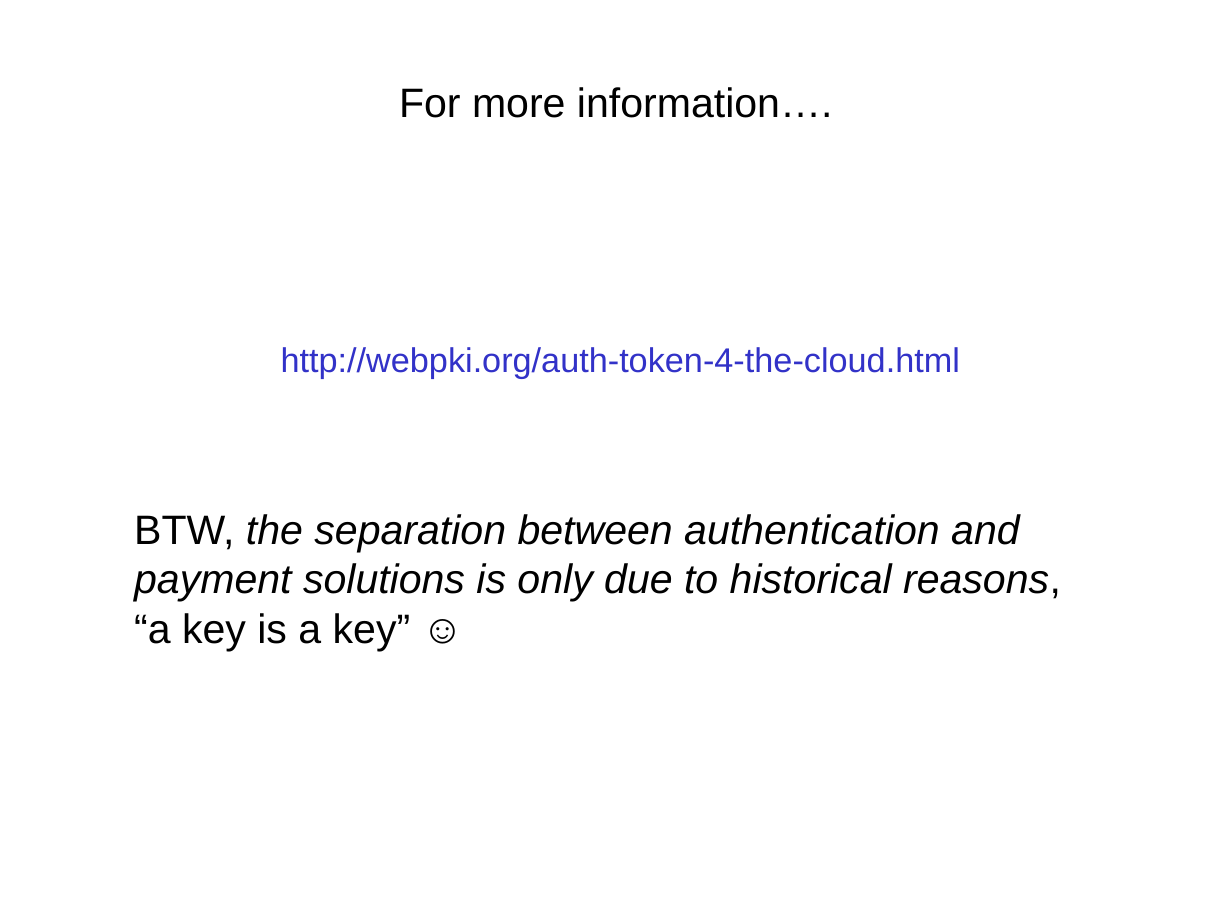
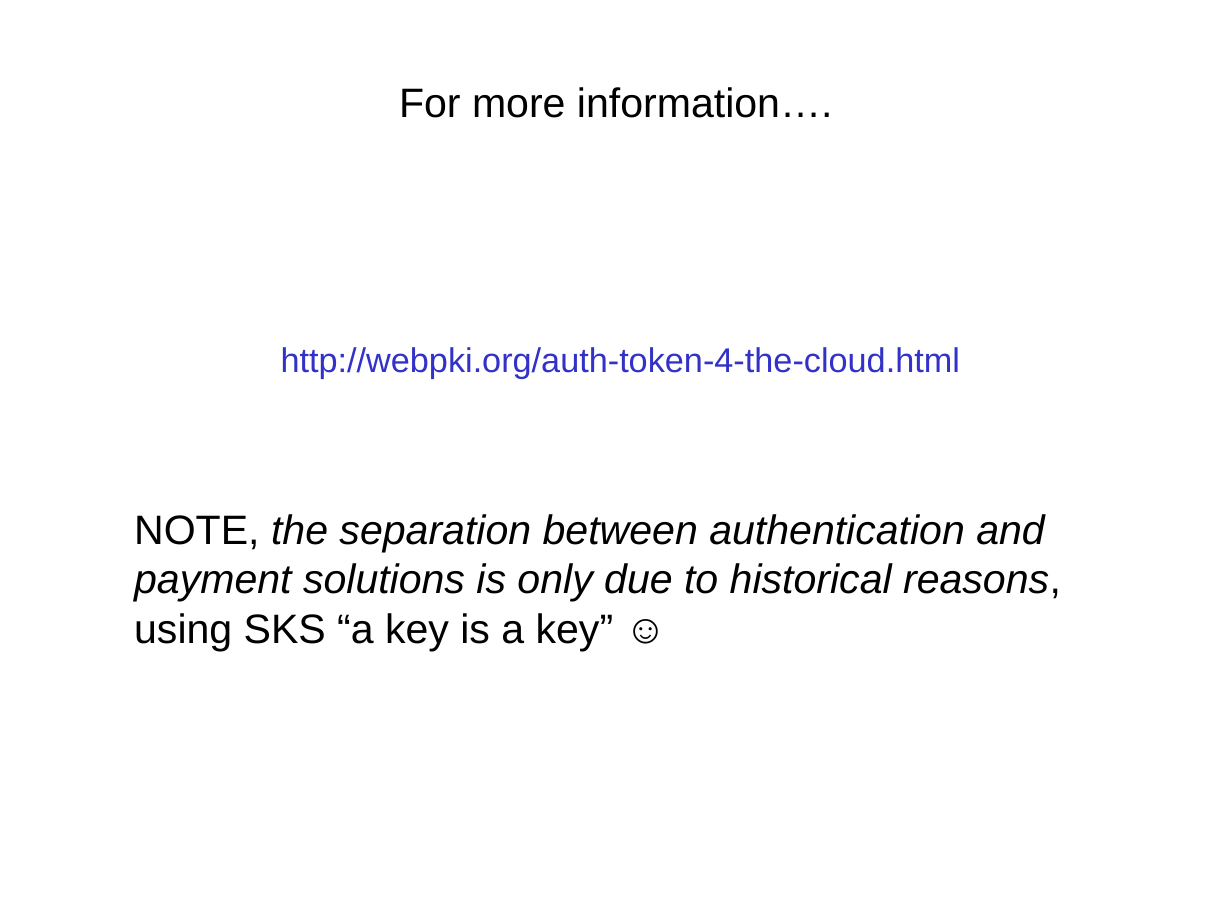
Before and after one commit to cyberphone/openkeystore.old, a slide deck: slide 6 of trunk/resources/docs/sks-keygen2-exec-level-presentation.ppt. Drawn at 1232x924 pixels with LibreOffice and Linux fonts; fonts in the diff are those of the drawing. Boxes give left, top, right and bottom in pixels: in the first picture for what was removed or moved away, otherwise in the second. Text is boxed around its words. In the diff, an @@ line names an element or a change of style, - is before the commit and + after.

```diff
--- a/trunk/resources/docs/sks-keygen2-exec-level-presentation.ppt
+++ b/trunk/resources/docs/sks-keygen2-exec-level-presentation.ppt
@@ text at [134, 514, 1061, 651]: text changed @@
-BTW, the separation between authentication and payment solutions is only due to historical reasons,
-“a key is a key” ☺
+NOTE, the separation between authentication and payment solutions is only due to historical reasons,
+using SKS “a key is a key” ☺
```
Also in this commit, not shown: 3 other slides changed, 1 other file.
